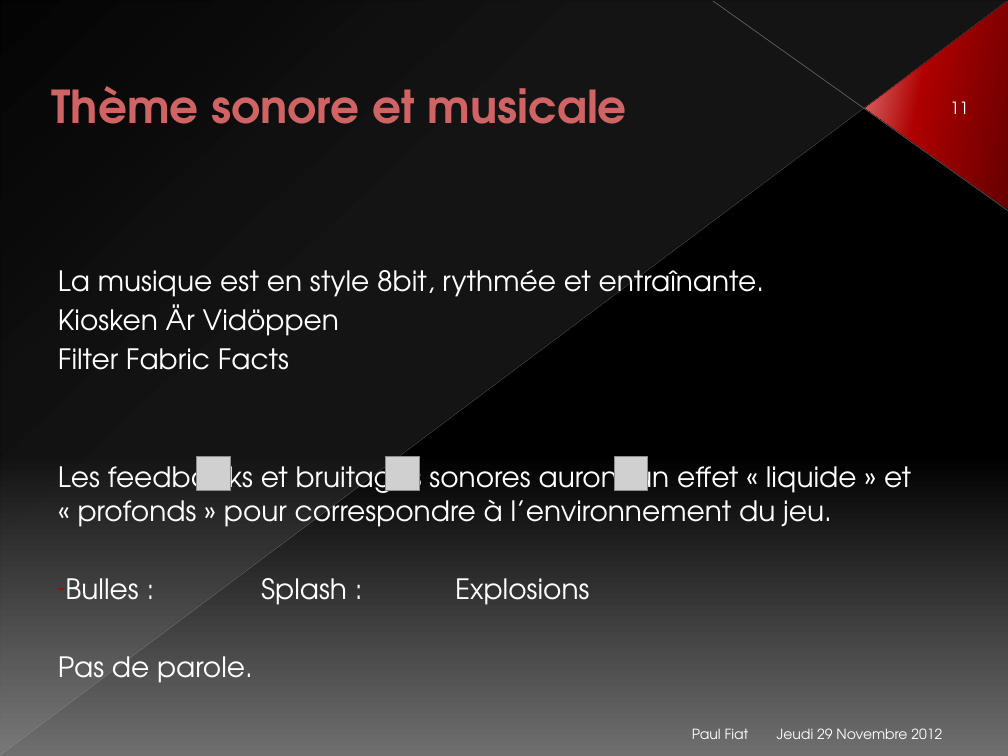
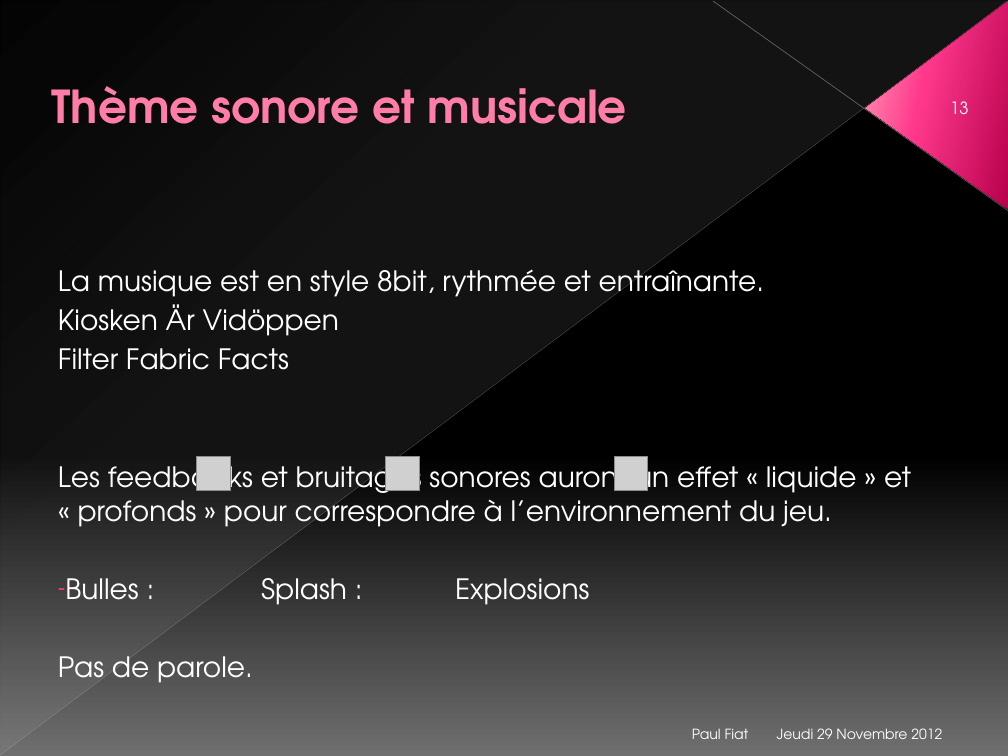
Before and after one commit to Nyarlygames/OBG, a slide deck: slide 13 of GD/Présentation.pptx (slide 11 before the commit). Drawn at 1008x756 pixels with LibreOffice and Linux fonts; fonts in the diff are those of the drawing; grey boxes stand for pictures. Boxes give left, top, right and bottom in pixels: in the first picture for what was removed or moved away, otherwise in the second. Text is boxed around its words. In the diff, an @@ line names an element or a change of style, - is before the commit and + after.

```diff
--- a/GD/Présentation.pptx
+++ b/GD/Présentation.pptx
@@ line (0, 755) - (1007, 1): stroke #B6B6B6 0.39 pt to #BFBFBF 0.39 pt @@
@@ right triangle at (1, 1, 1007, 755): fill gradient #DEDEE0 to gradient #D2D2D2 @@
@@ line (1008, 211) - (713, 1): stroke #BEBEBE 0.47 pt to #C6C6C6 0.47 pt @@
@@ triangle at (865, 2, 1008, 210): fill gradient #670000 to #AE0000 to #E47D7D to gradient #B8014E to #FF388C to #FF9CB9 @@
@@ title "Thème sonore et musicale" at (52, 86, 627, 124): text colour #D06464 to #FF7DA7, letter outline #780101 0.5 pt to #B12761 0.5 pt @@
@@ page number at (950, 101, 969, 114): text changed @@
-11
+13
@@ text at (65, 578, 589, 605): bullet colour #AD0101 to #FF388C @@
```
Also in this commit, not shown: 10 other slides changed, 2 slides added, 37 other files.
